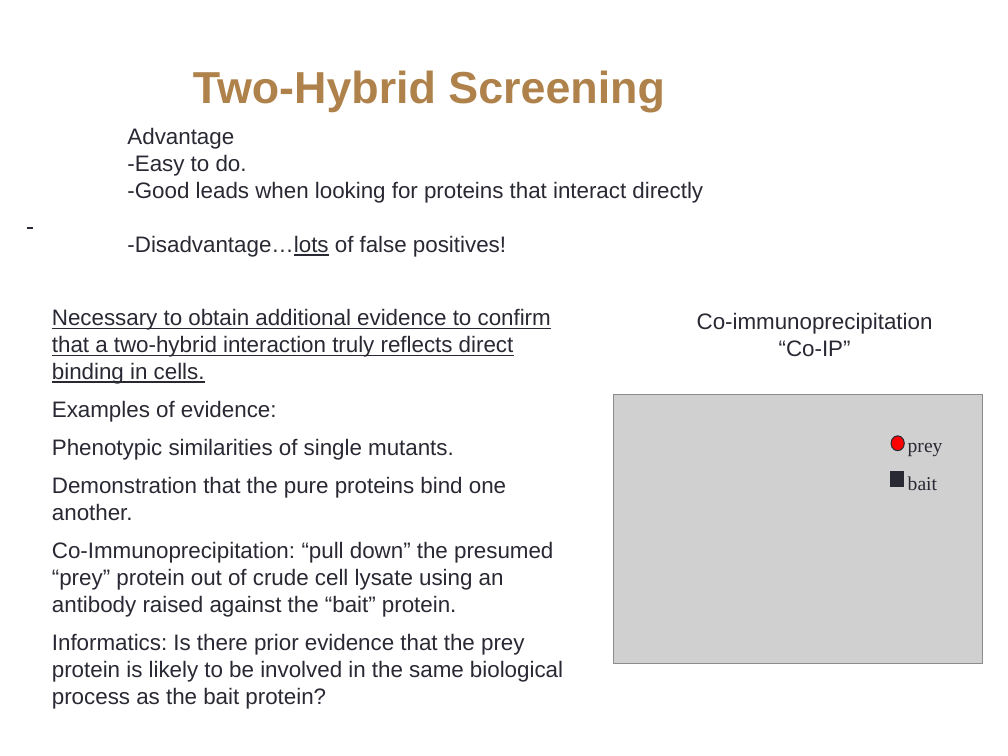
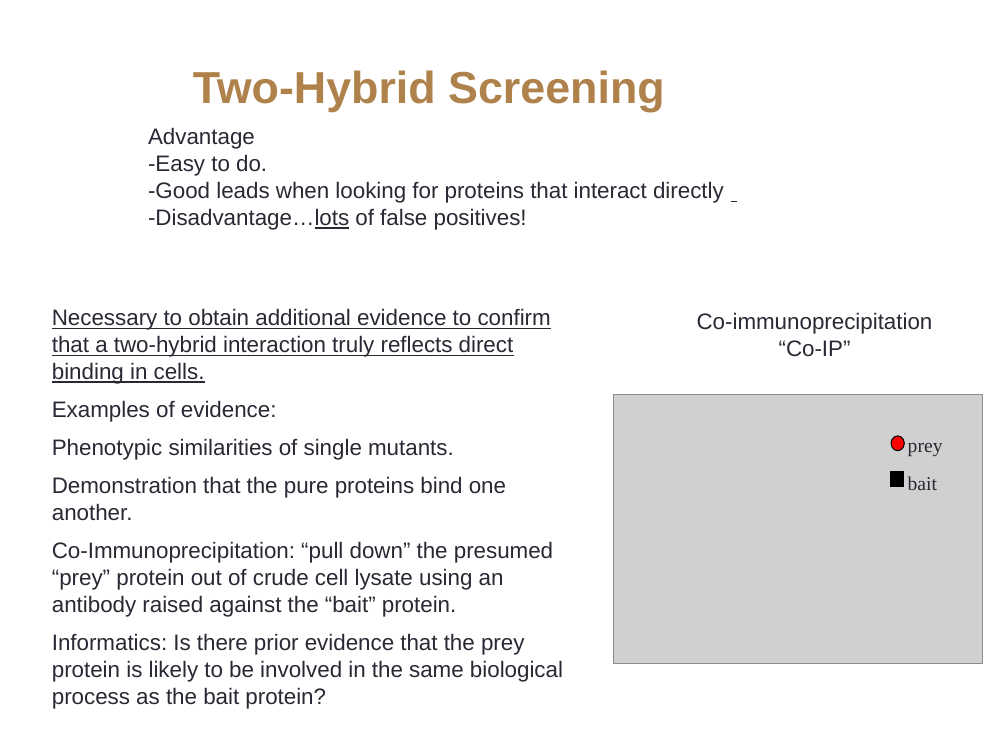
Before and after one commit to JustinRRigby/graduateschoolclasses, a slide deck: slide 23 of Fall_2017/GAMO/lectures/Dougs_Lectures/GAMO2017-Lecture #6.pptx (slide 22 before the commit). Drawn at 1008x756 pixels with LibreOffice and Linux fonts; fonts in the diff are those of the drawing; grey boxes stand for pictures. Boxes give left, top, right and bottom in pixels: in the first picture for what was removed or moved away, otherwise in the second. Text is boxed around its words. In the diff, an @@ line names an element or a change of style, - is before the commit and + after.

```diff
--- a/Fall_2017/GAMO/lectures/Dougs_Lectures/GAMO2017-Lecture #6.pptx
+++ b/Fall_2017/GAMO/lectures/Dougs_Lectures/GAMO2017-Lecture #6.pptx
@@ text "Two-Hybrid Screening" at (x1=193, y1=70, x2=664, y2=112): text colour gradient #E3BB90 to #B1824A to #A46F28 to #AF824B @@
@@ text "Advantage" rewrapped from (x1=127, y1=127, x2=703, y2=257) to (x1=148, y1=127, x2=724, y2=230) @@
@@ ellipse at (x1=891, y1=435, x2=904, y2=451): outline #292934 0.75 pt to #000000 0.74 pt @@
@@ rectangle at (x1=890, y1=472, x2=903, y2=487): fill #292934 to #000000; outline #292934 0.75 pt to #000000 0.74 pt @@
```
Also in this commit, not shown: 33 other slides changed, 1 slide added, 7 other files.
